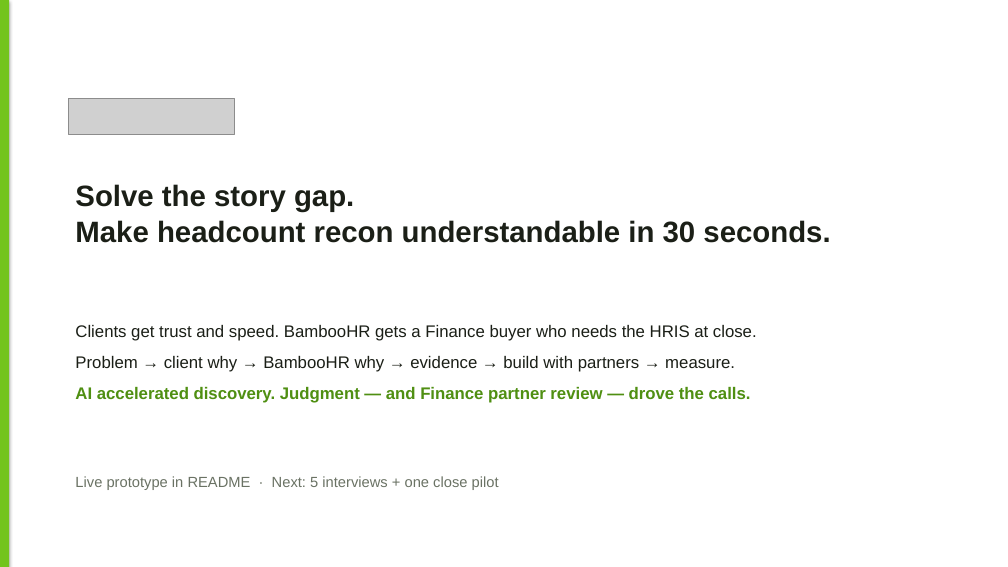
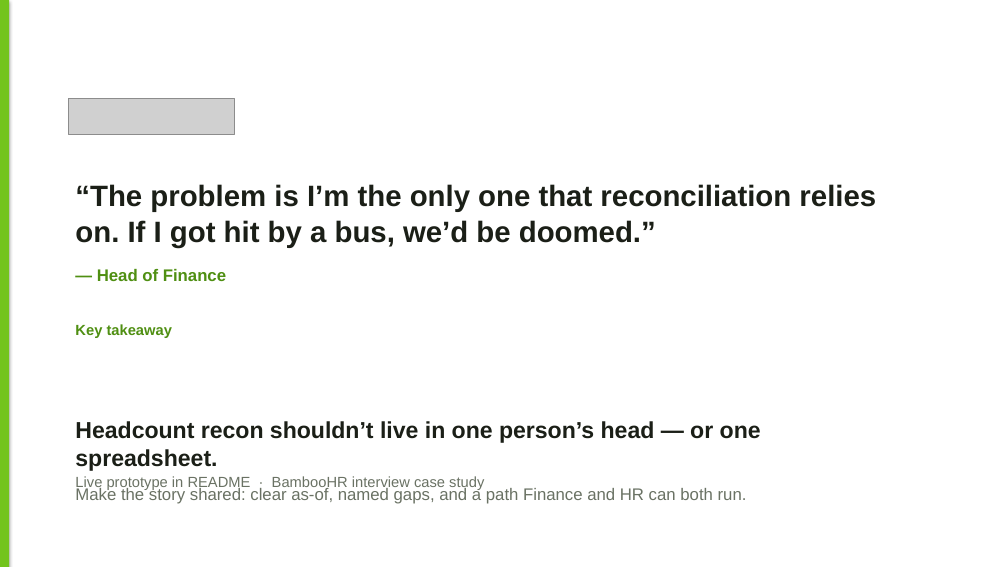
Before and after one commit to Brigdawg/Headcount-Reconciliation, a slide deck: slide 14 of deck/Headcount_Control_Tower_Case_Study.pptx. Drawn at 1008x567 pixels with LibreOffice and Linux fonts; fonts in the diff are those of the drawing; grey boxes stand for pictures. Boxes give left, top, right and bottom in pixels: in the first picture for what was removed or moved away, otherwise in the second. Text is boxed around its words. In the diff, an @@ line names an element or a change of style, - is before the commit and + after.

```diff
--- a/deck/Headcount_Control_Tower_Case_Study.pptx
+++ b/deck/Headcount_Control_Tower_Case_Study.pptx
@@ text at [75, 184, 876, 281]: text changed @@
-Solve the story gap.
-Make headcount recon understandable in 30 seconds.
+“The problem is I’m the only one that reconciliation relies on. If I got hit by a bus, we’d be doomed.”
+— Head of Finance
@@ text at [75, 324, 761, 504]: text changed; text colour #1B1F17 to #6A7264; bold on @@
-Clients get trust and speed. BambooHR gets a Finance buyer who needs the HRIS at close.
-Problem → client why → BambooHR why → evidence → build with partners → measure.
-AI accelerated discovery. Judgment — and Finance partner review — drove the calls.
+Key takeaway
+Headcount recon shouldn’t live in one person’s head — or one spreadsheet.
+Make the story shared: clear as-of, named gaps, and a path Finance and HR can both run.
@@ text at [75, 476, 484, 490]: text changed @@
-Live prototype in README · Next: 5 interviews + one close pilot
+Live prototype in README · BambooHR interview case study
```
Also in this commit, not shown: 7 other slides changed.
